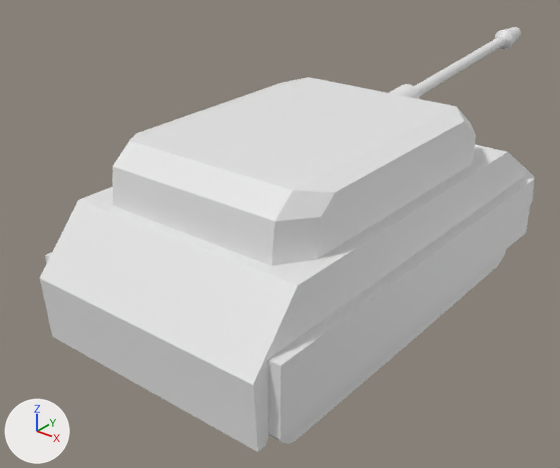
The Blender file Models/Tanks/Tanks.blend, before and after one commit.
One viewpoint serves both versions: a camera (50 mm lens) standing at (5.06, -7.1, 5.09) and looking at (-0.61, -0.02, 0.7). Lighting does not change. The marker at lower left points along +X, +Y and +Z.

Names of what the first picture shows: 'Base', 'Canon', 'Tracks', 'Turret'.
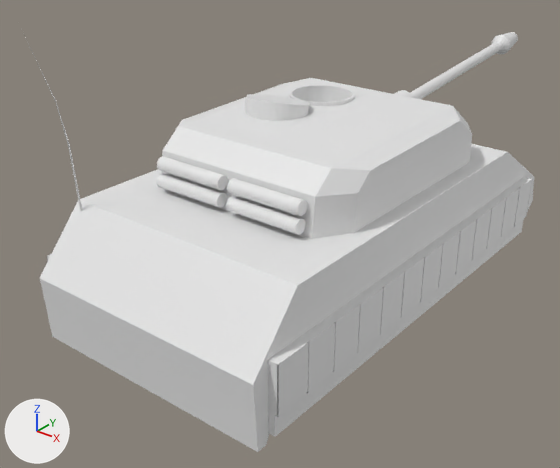
Commit message: [3D] Improved tank model

Where the newer file only moved an object's origin or applied its transform, the numbers keep the older frame.

Changed parts and their boxes (x1, y1, x2, y2) in the pictures (560 x 468 px):
'Base', reshaped, modifiers changed: before (40, 145, 534, 452); after (23, 33, 534, 452)
'Turret', reshaped, modifiers changed (13% narrower, 15% shorter): before (113, 77, 476, 266); after (156, 78, 472, 239)
'Tracks', mesh moved, modifiers changed (not visible afterwards): before (269, 249, 507, 443)
'Canon', reshaped, moved, modifiers changed: before (389, 27, 521, 99); after (394, 32, 518, 99)
part 1 of me_cube_001, added: after (268, 177, 532, 437)
part 2 of me_cube_001, built on: before (45, 178, 534, 440); after (44, 77, 534, 268)
part 4 of me_cube_002, added: after (156, 173, 227, 208)
part 5 of me_cube_002, added: after (157, 156, 228, 190)
part 6 of me_cube_002, added: after (226, 196, 306, 235)
part 7 of me_cube_002, added: after (227, 178, 308, 216)
part 8 of me_cube_002, added: after (246, 85, 355, 107)
part 9 of me_cube_002, added: after (245, 97, 308, 121)
part 10 of me_cube_002, built on: before (113, 77, 476, 266); after (162, 78, 472, 239)

Patch to the scene script:
```diff
--- a/Models/Tanks/Tanks.blend.py
+++ b/Models/Tanks/Tanks.blend.py
@@ me_cube_001 @@
 # used by ob_base; location = (0.0, 0.0, 0.0)
-me_cube_001.from_pydata(...)  # 31 vertices, 21 faces; spans x -1.64..0.0, y -3.02..3.12, z 0.27..1.74
+me_cube_001.from_pydata(...)  # 396 vertices, 318 faces; spans x -1.61..1.61, y -3.22..3.12, z 0.27..3.82
+# me_cube_001 part 1: a new loose piece of 132 vertices spanning x 1.49..1.61, y -2.82..2.64, z 0.39..1.19
+# me_cube_001 part 2: 2 vertices moved from x -1.64, y -2.82..2.64, z 0.39 to x -1.58, y -2.82..2.64, z 0.39; 2 vertices removed from x -1.64, y -2.82..2.64, z 1.19; 235 vertices added at x -1.61..1.5, y -3.22..3.12, z 0.27..3.82
@@ me_cylinder @@
 me_cylinder.from_pydata(...)  # 64 vertices, 34 faces; spans x -1.94..0.03, y -6.54..6.05, z -3.57..-2.0
 # used by ob_tracks; location = (0.0, 0.0, 0.0); rotation_euler = (0.0, 1.571, 0.0), in degrees (0, 90, 0); scale = (0.414, 0.414, 0.414)
+# me_cylinder part 3: the whole mesh is moved by (0.96, 0.4, 2.79)
@@ me_cube_002 @@
 # used by ob_turret; location = (0.0, 0.0, 0.0)
-me_cube_002.from_pydata(...)  # 18 vertices, 13 faces; spans x -1.35..0.0, y -2.27..1.65, z 1.74..2.43
+me_cube_002.from_pydata(...)  # 598 vertices, 380 faces; spans x -1.3..1.3, y -1.75..1.65, z 1.74..2.61
+# me_cube_002 part 4: a new loose piece, a 32-sided cylinder along x spanning x -0.97..-0.07, y -1.75..-1.59, z 1.79..1.95
+# me_cube_002 part 5: a new loose piece, a 32-sided cylinder along x spanning x -0.97..-0.07, y -1.72..-1.56, z 1.98..2.14
+# me_cube_002 part 6: a new loose piece, a 32-sided cylinder along x spanning x 0.07..0.97, y -1.75..-1.59, z 1.79..1.95
+# me_cube_002 part 7: a new loose piece, a 32-sided cylinder along x spanning x 0.07..0.97, y -1.72..-1.56, z 1.98..2.14
+# me_cube_002 part 8: a new loose piece of 190 vertices spanning x -0.89..-0.03, y -0.54..1.0, z 1.83..2.61
+# me_cube_002 part 9: a new loose piece of 76 vertices spanning x -0.9..-0.12, y -0.56..-0.09, z 2.34..2.59
+# me_cube_002 part 10: 17 vertices removed from x -1.35..0.0, y -2.27..1.65, z 1.74..2.43; 75 vertices added at x -1.3..1.3, y -1.6..1.65, z 1.74..2.43
@@ me_cube_003 @@
 # used by ob_canon; location = (0.0, 1.59, 2.15)
-me_cube_003.from_pydata(...)  # 102 vertices, 82 faces; spans x -0.17..0.0, y -0.34..3.81, z -0.2..0.47
+me_cube_003.from_pydata(...)  # 192 vertices, 164 faces; spans x -0.17..0.17, y -0.22..3.93, z -0.18..0.48
+# me_cube_003 part 11: 102 vertices removed from x -0.17..0.0, y -0.34..3.81, z -0.2..0.47; 192 vertices added at x -0.17..0.17, y -0.22..3.93, z -0.18..0.48
@@ ob_base @@
 ob_base.location = (0.0, 0.0, 0.0)
-_m = ob_base.modifiers.new('Mirror', 'MIRROR')
@@ ob_tracks @@
 ob_tracks.scale = (0.414, 0.414, 0.414)
-_m = ob_tracks.modifiers.new('Mirror', 'MIRROR')
-_m.use_axis = (False, False, True)
@@ ob_turret @@
 ob_turret.location = (0.0, 0.0, 0.0)
-_m = ob_turret.modifiers.new('Mirror', 'MIRROR')
@@ ob_canon @@
 ob_canon = bpy.data.objects.new('Canon', me_cube_003)
-ob_canon.location = (0.0, 1.59, 2.15)
-_m = ob_canon.modifiers.new('Mirror', 'MIRROR')
+ob_canon.location = (0.0, 1.37, 2.06)
```
